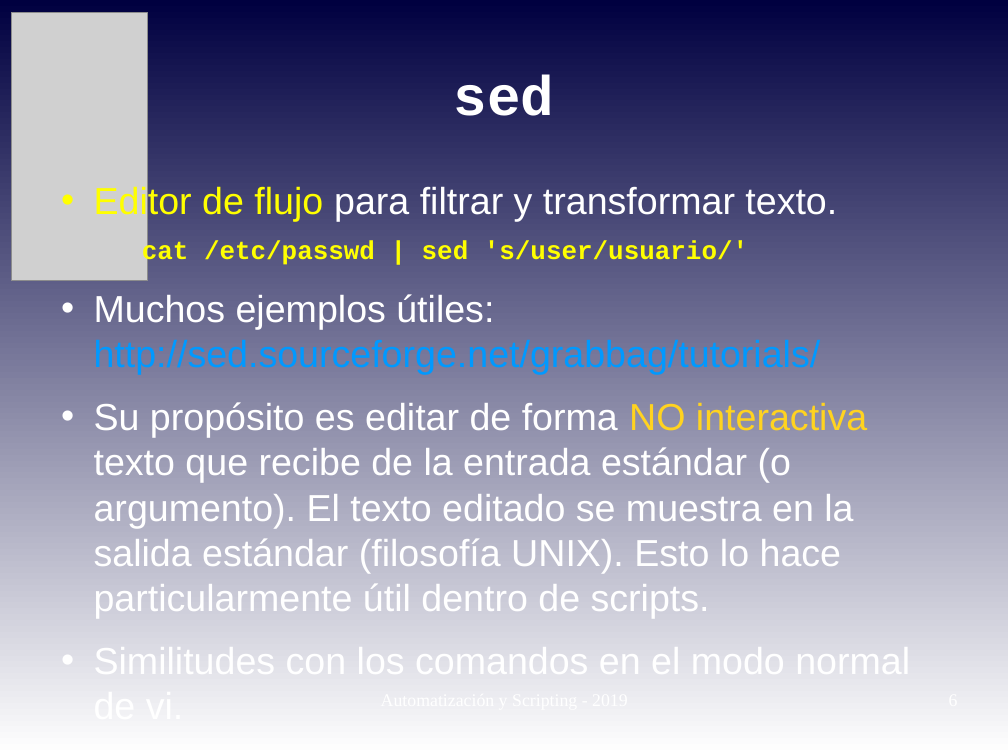
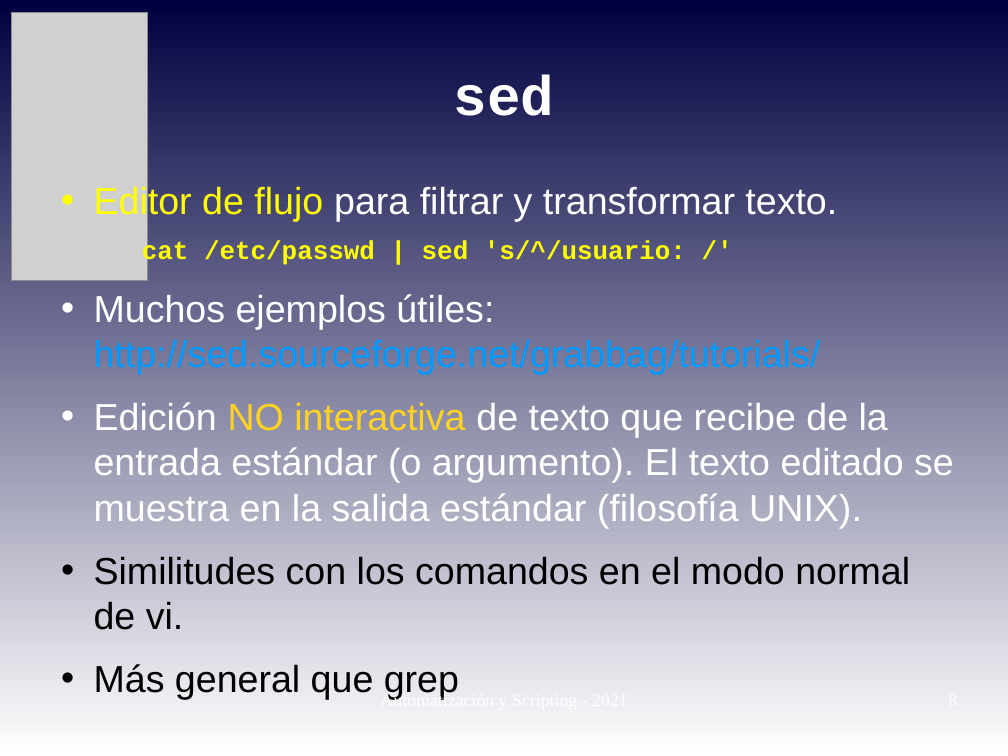
Before and after one commit to niniadcobre/-AutoyScripting, a slide deck: slide 8 of clases/AYS_clase08.odp (slide 6 before the commit). Drawn at 1008x756 pixels with LibreOffice and Linux fonts; fonts in the diff are those of the drawing; grey boxes stand for pictures. Boxes give left, top, right and bottom in pixels: in the first picture for what was removed or moved away, otherwise in the second. Text is boxed around its words. In the diff, an @@ line names an element or a change of style, - is before the commit and + after.

```diff
--- a/clases/AYS_clase08.odp
+++ b/clases/AYS_clase08.odp
@@ text at (94,184,837,267): text changed @@
-• Editor de flujo para filtrar y transformar texto.
-  cat /etc/passwd | sed 's/user/usuario/'
+• Editor de flujo para filtrar y transformar texto.
+  cat /etc/passwd | sed 's/^/usuario: /'
@@ text at (94,402,954,528): text changed @@
-• Su propósito es editar de forma NO interactiva texto que recibe de la entrada estándar (o argumento). El texto editado se muestra en la salida estándar (filosofía UNIX). Esto lo hace particularmente útil dentro de scripts.
+• Edición NO interactiva de texto que recibe de la entrada estándar (o argumento). El texto editado se muestra en la salida estándar (filosofía UNIX).
@@ text at (94,556,910,630): text colour #FFFFFF to #000000 in "Similitudes con los comandos en el modo ..." @@
@@ text at (94,664,300,699): paragraph added @@
+• Más general que grep
@@ text added at (381,693,495,700), 14 pt, text #FFFFFF @@
+Automatización y Scripting - 2021
```
Also in this commit, not shown: 9 other slides changed, 3 slides added, 2 slides removed, 1 other file.
